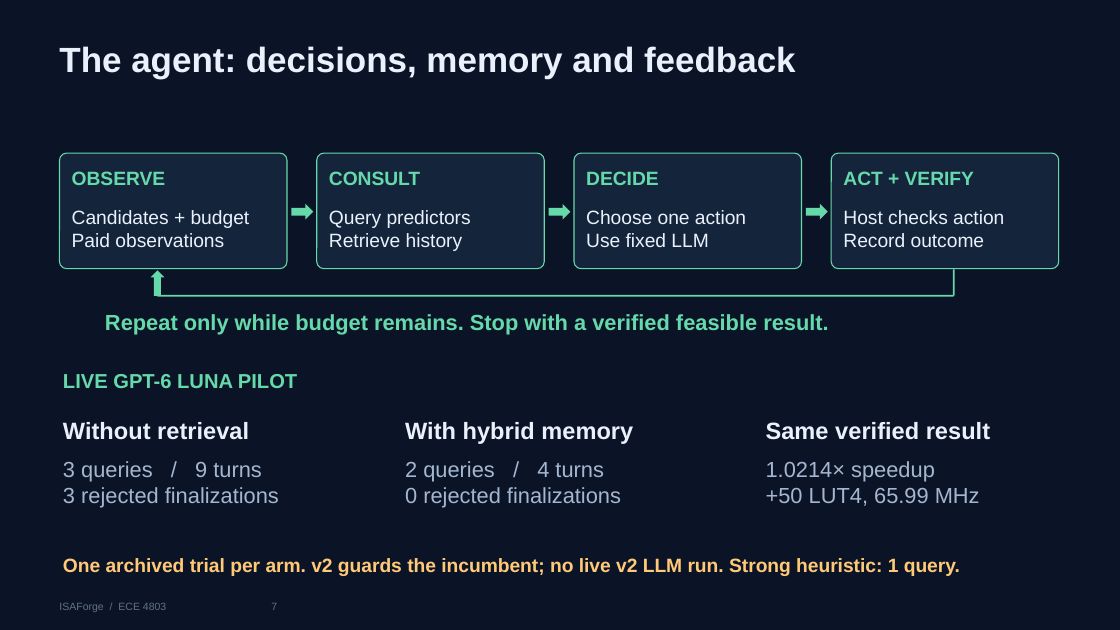
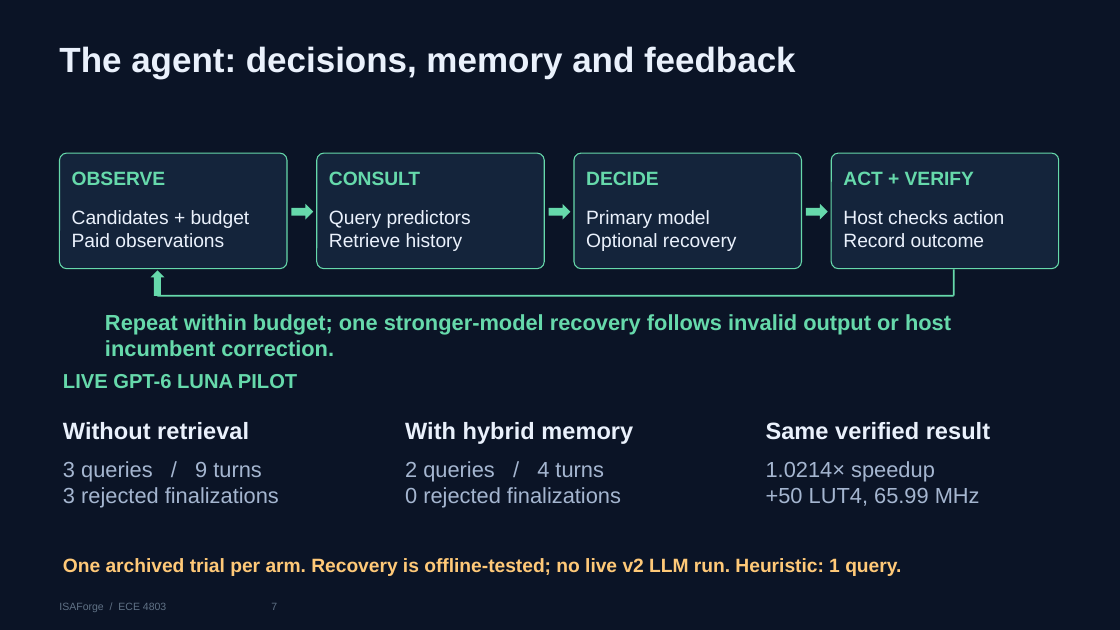
Before and after one commit to jas0nriverah/agentic-riscv-codesign, a slide deck: slide 7 of submissions/midterm-2026-10-28/isaforge-midterm-progress-slides-final.pptx. Drawn at 1120x630 pixels with LibreOffice and Linux fonts; fonts in the diff are those of the drawing. Boxes give left, top, right and bottom in pixels: in the first picture for what was removed or moved away, otherwise in the second. Text is boxed around its words. In the diff, an @@ line names an element or a change of style, - is before the commit and + after.

Commit message:
Add host-feedback recovery to bounded LLM router

```diff
--- a/submissions/midterm-2026-10-28/isaforge-midterm-progress-slides-final.pptx
+++ b/submissions/midterm-2026-10-28/isaforge-midterm-progress-slides-final.pptx
@@ text at <box>586,210,737,251</box>: text changed @@
-Choose one action
-Use fixed LLM
+Primary model
+Optional recovery
@@ text at <box>105,314,951,356</box>: text changed @@
-Repeat only while budget remains. Stop with a verified feasible result.
+Repeat within budget; one stronger-model recovery follows invalid output or host incumbent correction.
@@ text at <box>63,558,901,576</box>: text changed @@
-One archived trial per arm. v2 guards the incumbent; no live v2 LLM run. Strong heuristic: 1 query.
+One archived trial per arm. Recovery is offline-tested; no live v2 LLM run. Heuristic: 1 query.
```
Also in this commit, not shown: 1 other slide changed, 12 other files.
